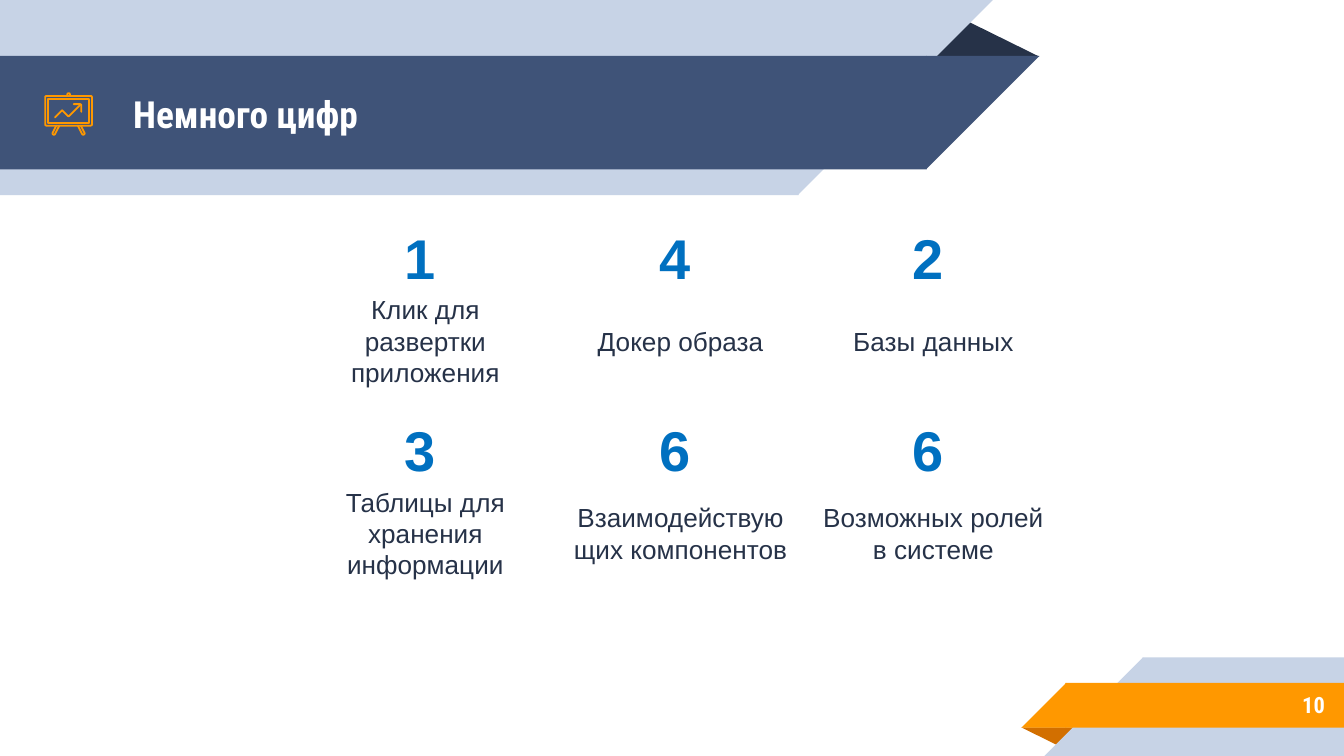
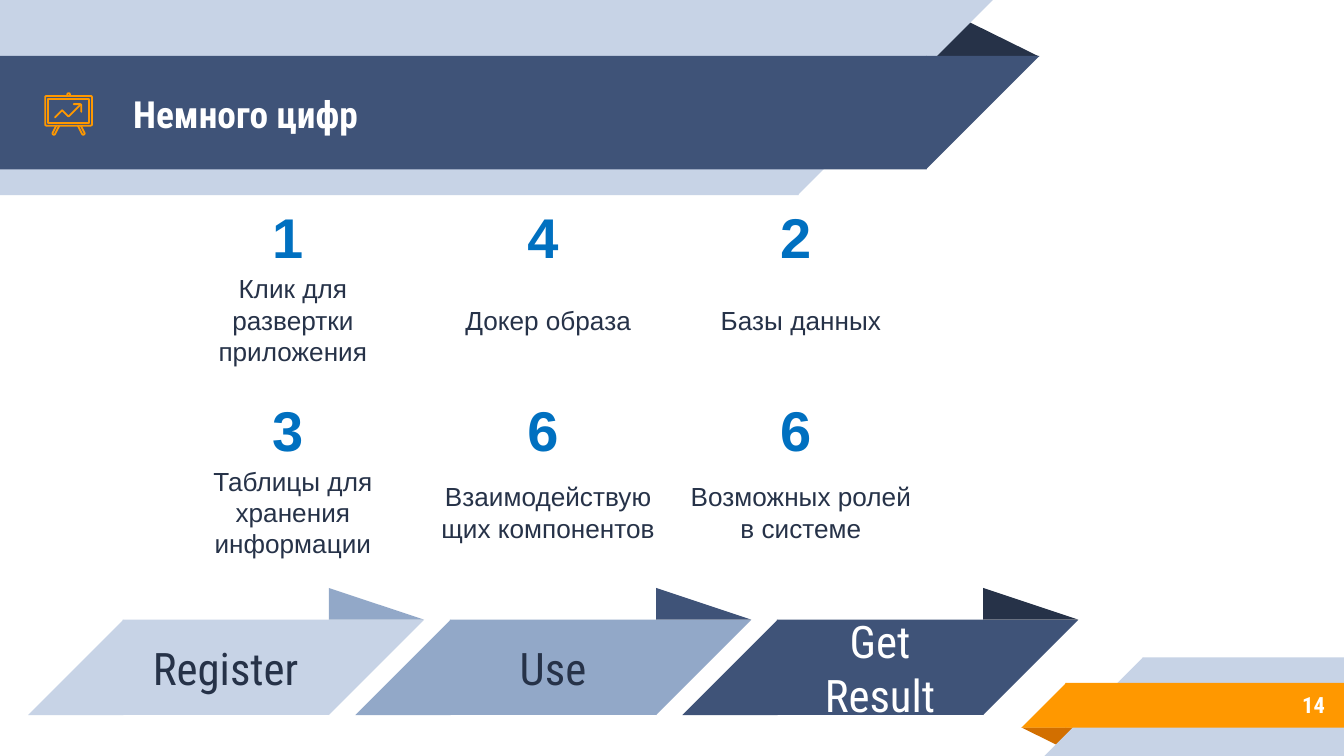
Before and after one commit to KochankovID/hacatone_miac, a slide deck: slide 14 of visual/Danko.pptx (slide 10 before the commit). Drawn at 1344x756 pixels with LibreOffice and Linux fonts; fonts in the diff are those of the drawing. Boxes give left, top, right and bottom in pixels: in the first picture for what was removed or moved away, otherwise in the second. Text is boxed around its words. In the diff, an @@ line names an element or a change of style, - is before the commit and + after.

Commit message:
presentation update

```diff
--- a/visual/Danko.pptx
+++ b/visual/Danko.pptx
@@ 6 rectangles: place and size @@
-6 rectangles at (353, 220, 996, 487)
+6 rectangles at (220, 199, 863, 466)
@@ 6 rectangles: place and size @@
-6 rectangles at (298, 284, 1059, 591)
+6 rectangles at (167, 262, 927, 570)
@@ group added at (28, 589, 425, 715): 2 right triangles, 1 rectangle, 1 triangle @@
+Register
@@ group added at (355, 589, 751, 715): 2 right triangles, 1 rectangle, 1 triangle @@
+Use
@@ group added at (683, 589, 1079, 715): 2 right triangles, 1 rectangle, 1 triangle @@
+Get Result
@@ page number at (1302, 697, 1325, 713): text changed @@
-10
+14
```
Also in this commit, not shown: 6 other slides changed, 4 slides added, 8 slides removed, 9 other files.
